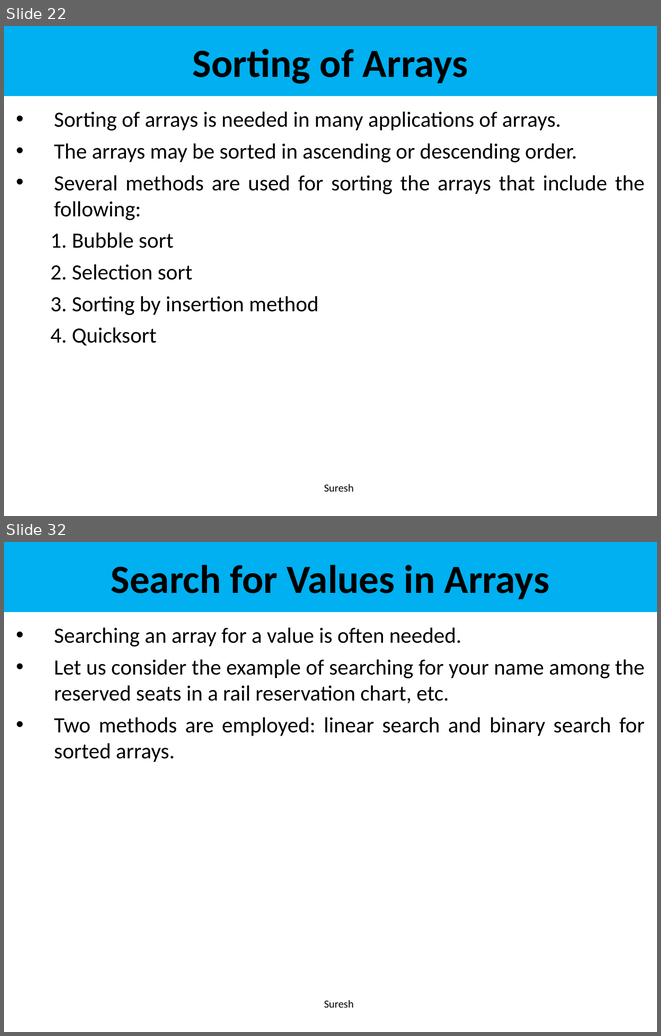
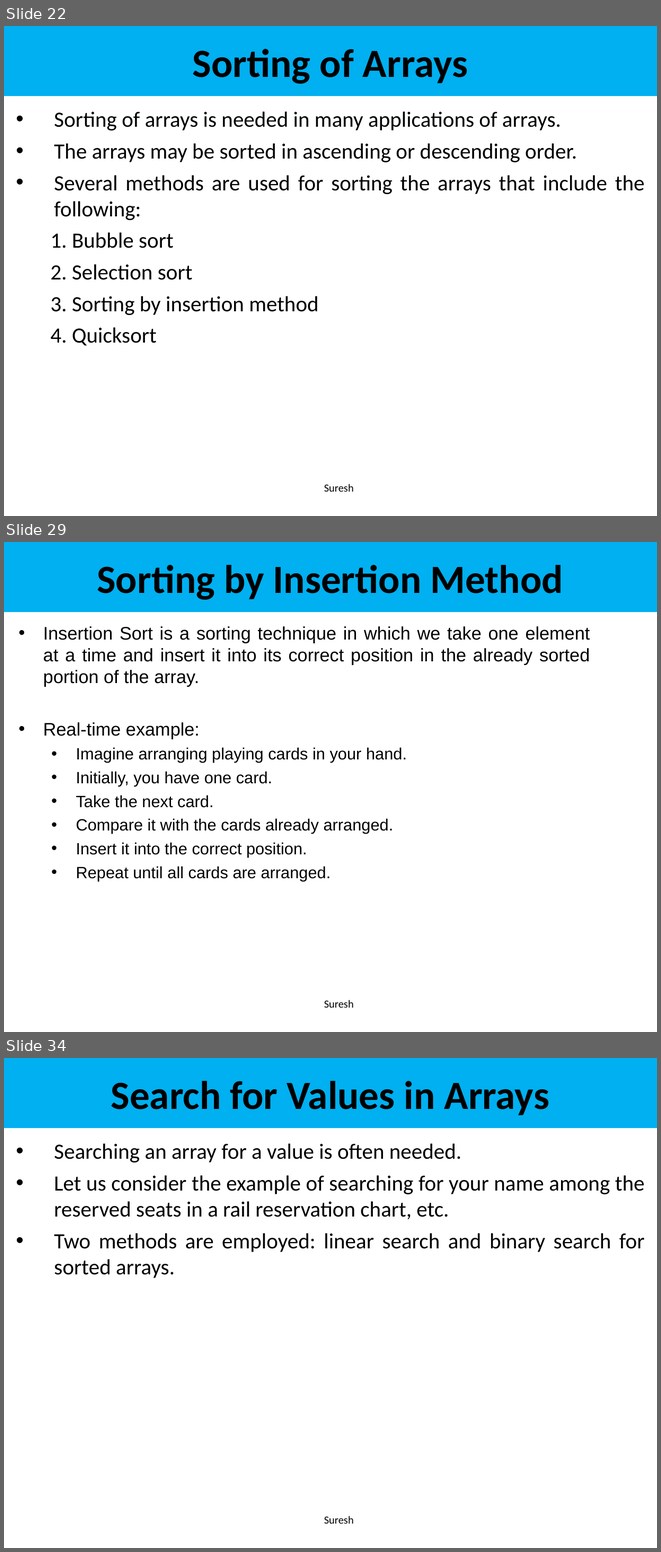
Before and after one commit to karthikeyamajeti/Oops-Through-Java, a slide deck: Notes_PPT/UNIT - 3/UNIT 3 Arrays PPT.ppt. Shown one above the other, each under a label of ours: slides 22 and 32 before the commit, slides 22, 29 and 34 after it; the slides between them are not shown. The pictures are 661x1036 and 661x1552 pixels, drawn with LibreOffice and Linux fonts; fonts in the diff are those of the drawing. Boxes give left, top, right and bottom in pixels: in the first picture for what was removed or moved away, otherwise in the second. Text is boxed around its words. In the diff, an @@ line names an element or a change of style, - is before the commit and + after.

```diff
--- a/Notes_PPT/UNIT - 3/UNIT 3 Arrays PPT.ppt
+++ b/Notes_PPT/UNIT - 3/UNIT 3 Arrays PPT.ppt
@@ slide 29 added at (x1=4, y1=542, x2=657, y2=1032), background #FFFFFF @@
@@ rectangle added at (x1=4, y1=542, x2=657, y2=612), fill #00B0F0, 44 pt, text #000000, bold @@
+Sorting by Insertion Method
@@ subtitle added at (x1=43, y1=626, x2=590, y2=881), 18 pt, text #000000 @@
+• Insertion Sort is a sorting technique in which we take one element at a time and insert it into its correct position in the already sorted portion of the array.
+• Real-time example:
+  • Imagine arranging playing cards in your hand.
+  • Initially, you have one card.
+  • Take the next card.
+  • Compare it with the cards already arranged.
+  • Insert it into the correct position.
+  • Repeat until all cards are arranged.
@@ text added at (x1=324, y1=999, x2=354, y2=1007), 12 pt, text #000000 @@
+Suresh
@@ what was slide 32 is now slide 34 @@
```
Also in this commit, not shown: 2 slides changed, 8 other slides added, 7 slides removed.
